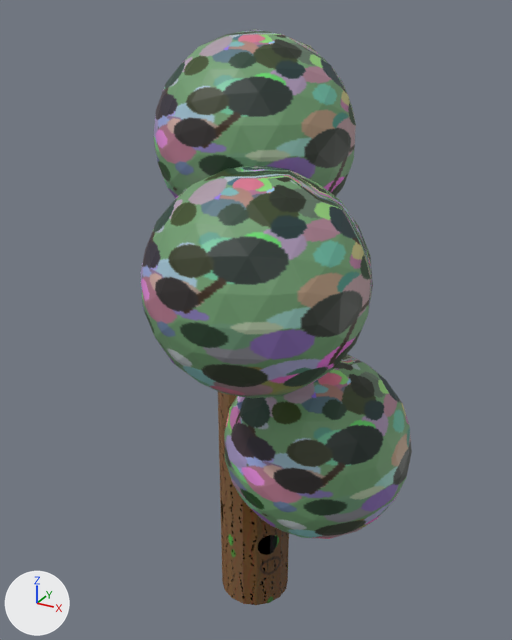
The glTF model assets/models/trees/tree_7.glb as it was, and as the next commit left it.
One viewpoint serves both versions: a 50 mm camera at (1.54, -2.79, 3.05) aimed at (0.09, -0.15, 1.73). The axes (+X, +Y, +Z) are drawn at lower left. The lights are the same throughout. Where no turn or scale is listed for an object, it has been applied to the vertices. Vertices at the same position are counted once.

In view in the first picture: 'tree_7_crown0', 'tree_7_crown1', 'tree_7_crown2', 'tree_7_trunk'.
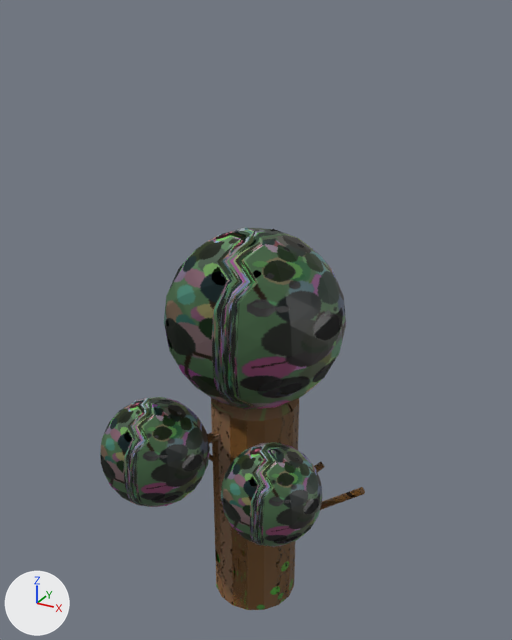
Location of each change, [x1, y1, x2, y2] in pixels of the pictures (512 x 640 px):
'tree_7_crown2', surface changed, mesh turned: before [140, 165, 373, 398]; after [100, 397, 210, 507]
'tree_7_crown0', surface changed, mesh turned: before [153, 29, 356, 198]; after [164, 228, 346, 409]
'tree_7_crown1', surface changed, mesh turned: before [224, 354, 412, 539]; after [221, 442, 322, 547]
'tree_7_trunk', reshaped: before [218, 391, 289, 605]; after [211, 397, 299, 610]
'tree_7_branch5', reshaped (not visible before): after [207, 431, 221, 443]

The change, as a diff of the scene's bpy script:
```diff
--- a/assets/models/trees/tree_7.glb.py
+++ b/assets/models/trees/tree_7.glb.py
@@ mat_mat_tree_7_crown0 @@
 n0 = _N.new('ShaderNodeBsdfPrincipled'); n0.name = 'Principled BSDF'
 n2.image = img_tree_7_crown
+n3 = _N.new('ShaderNodeNormalMap'); n3.name = 'Normal Map'
+n3.uv_map = 'UVMap'
+n4 = _N.new('ShaderNodeTexImage'); n4.name = 'Image Texture.001'
+n4.image = img_tree_7_crown_bump
 _L.new(n0.outputs[0], n1.inputs[0])  # 'BSDF' to 'Surface'
 _L.new(n2.outputs[0], n0.inputs[0])  # 'Color' to 'Base Color'
+_L.new(n3.outputs[0], n0.inputs[5])  # 'Normal' to 'Normal'
+_L.new(n4.outputs[0], n3.inputs[1])  # 'Color' to 'Color'
@@ mat_mat_tree_7_crown1 @@
 n0 = _N.new('ShaderNodeBsdfPrincipled'); n0.name = 'Principled BSDF'
 n2.image = img_tree_7_crown
+n3 = _N.new('ShaderNodeNormalMap'); n3.name = 'Normal Map'
+n3.uv_map = 'UVMap'
+n4 = _N.new('ShaderNodeTexImage'); n4.name = 'Image Texture.001'
+n4.image = img_tree_7_crown_bump
 _L.new(n0.outputs[0], n1.inputs[0])  # 'BSDF' to 'Surface'
 _L.new(n2.outputs[0], n0.inputs[0])  # 'Color' to 'Base Color'
+_L.new(n3.outputs[0], n0.inputs[5])  # 'Normal' to 'Normal'
+_L.new(n4.outputs[0], n3.inputs[1])  # 'Color' to 'Color'
@@ mat_mat_tree_7_crown2 @@
 n0 = _N.new('ShaderNodeBsdfPrincipled'); n0.name = 'Principled BSDF'
 n2.image = img_tree_7_crown
+n3 = _N.new('ShaderNodeNormalMap'); n3.name = 'Normal Map'
+n3.uv_map = 'UVMap'
+n4 = _N.new('ShaderNodeTexImage'); n4.name = 'Image Texture.001'
+n4.image = img_tree_7_crown_bump
 _L.new(n0.outputs[0], n1.inputs[0])  # 'BSDF' to 'Surface'
 _L.new(n2.outputs[0], n0.inputs[0])  # 'Color' to 'Base Color'
+_L.new(n3.outputs[0], n0.inputs[5])  # 'Normal' to 'Normal'
+_L.new(n4.outputs[0], n3.inputs[1])  # 'Color' to 'Color'
@@ me_tree_7_trunk @@
 me_tree_7_trunk.from_pydata(...)  # 34 vertices, 64 faces; spans x -0.19..0.19, y -0.19..0.19, z 0.0..2.08
+# me_tree_7_trunk part 1: the whole mesh is multiplied about the mesh origin by the matrix ((-0.263, 1.17, 0.0), (-1.17, -0.263, 0.0), (0.0, 0.0, 0.585))
 me_tree_7_trunk.materials.append(mat_mat_tree_7_trunk)
@@ me_tree_7_crown0 @@
 me_tree_7_crown0.from_pydata(...)  # 162 vertices, 320 faces; spans x -0.444..0.444, y -0.444..0.444, z 2.081..2.968
+# me_tree_7_crown0 part 2: the whole mesh is turned -102.7 degrees about the z axis through its middle, then moved by (0.0, 0.0, -0.864)
 me_tree_7_crown0.materials.append(mat_mat_tree_7_crown0)
@@ me_tree_7_crown1 @@
 me_tree_7_crown1.from_pydata(...)  # 162 vertices, 320 faces; spans x -0.076..0.828, y -0.51..0.394, z 0.645..1.559
+# me_tree_7_crown1 part 3: the whole mesh is turned -121.4 degrees about the z axis through its middle and scaled by 0.505, then moved by (-0.048, -0.381, -0.073)
 me_tree_7_crown1.materials.append(mat_mat_tree_7_crown1)
@@ me_tree_7_crown2 @@
 me_tree_7_crown2.from_pydata(...)  # 162 vertices, 320 faces; spans x -0.181..0.723, y -0.93..-0.026, z 1.599..2.51
+# me_tree_7_crown2 part 4: the whole mesh is turned -96.1 degrees about the z axis through its middle and scaled by 0.569, then moved by (-0.531, -0.036, -0.943)
 me_tree_7_crown2.materials.append(mat_mat_tree_7_crown2)
@@ me_tree_7_branch5 @@
-me_tree_7_branch5.from_pydata(...)  # 26 vertices, 48 faces; spans x -0.019..0.297, y -0.507..0.016, z 1.431..2.055
+me_tree_7_branch5.from_pydata(...)  # 26 vertices, 48 faces; spans x -0.281..0.022, y -0.527..0.011, z 1.037..1.111
+# me_tree_7_branch5 part 5: 26 of 26 vertices moved; they spanned x -0.019..0.297, y -0.507..0.016, z 1.431..2.055 and now span x -0.281..0.022, y -0.527..0.011, z 1.037..1.111; mean shift (-0.269, -0.012, -0.669); largest move (0.286, -0.504, 2.027) -> (-0.26, -0.517, 1.063)
 me_tree_7_branch5.materials.append(mat_mat_tree_7_branch5)
```
